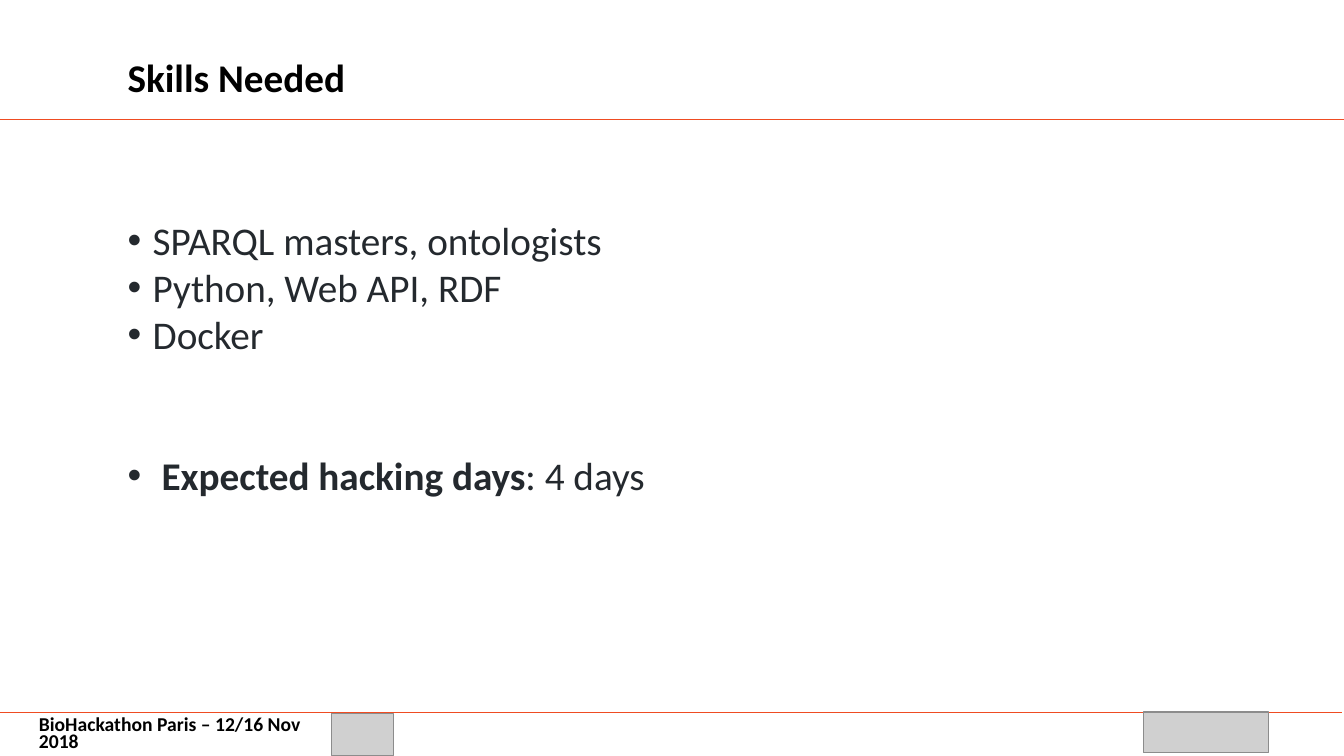
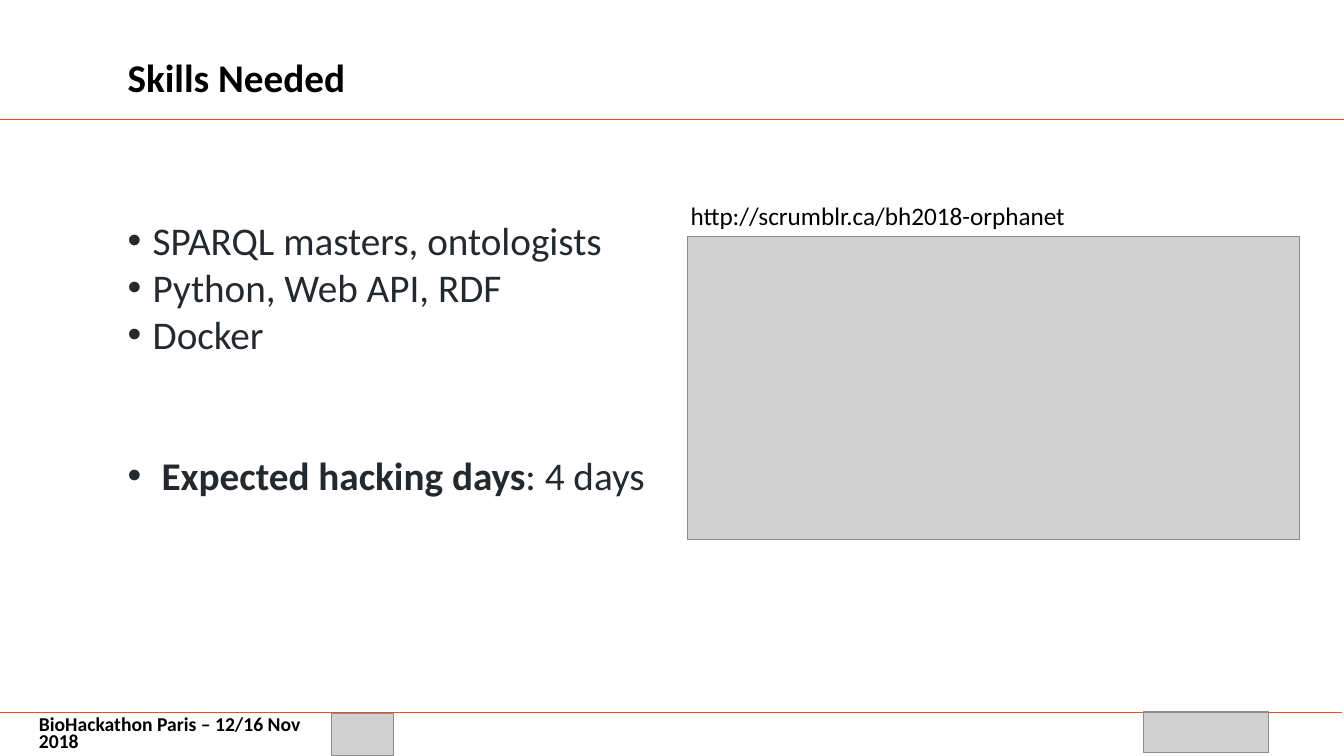
Before and after one commit to elixir-europe/BioHackathon, a slide deck: slide 8 of interoperability/Development of a catalog of federated SPARQL queries in the field of Rare Diseases/BH_Orphanet_SPARQL.pptx (slide 7 before the commit). Drawn at 1344x756 pixels with LibreOffice and Linux fonts; fonts in the diff are those of the drawing; grey boxes stand for pictures; background and template pictures are left out. Boxes give left, top, right and bottom in pixels: in the first picture for what was removed or moved away, otherwise in the second. Text is boxed around its words. In the diff, an @@ line names an element or a change of style, - is before the commit and + after.

Commit message:
Add things on presentation

```diff
--- a/interoperability/Development of a catalog of federated SPARQL queries in the field of Rare Diseases/BH_Orphanet_SPARQL.pptx
+++ b/interoperability/Development of a catalog of federated SPARQL queries in the field of Rare Diseases/BH_Orphanet_SPARQL.pptx
@@ text added at [691, 207, 1065, 229], 18 pt, text #000000 @@
+http://scrumblr.ca/bh2018-orphanet
@@ picture added at [688, 237, 1300, 540] @@
```
Also in this commit, not shown: 2 other slides changed, 1 slide added.
